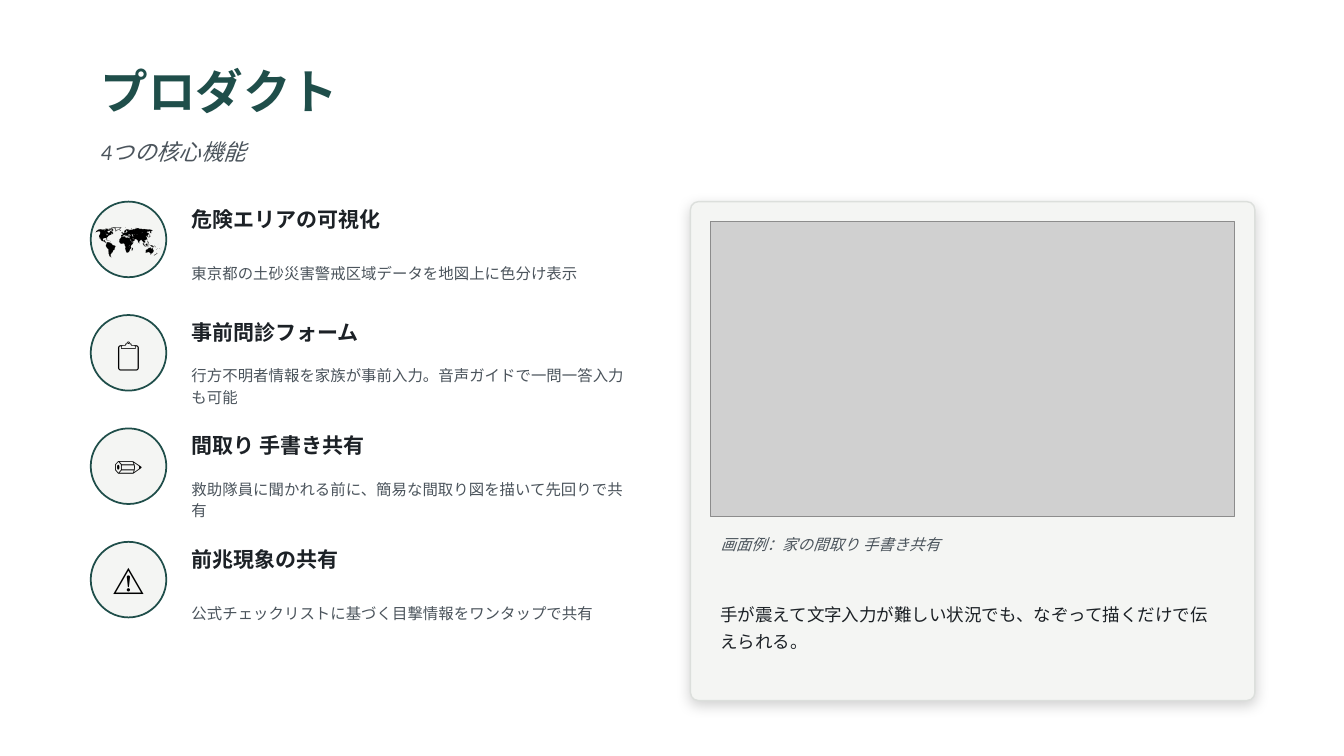
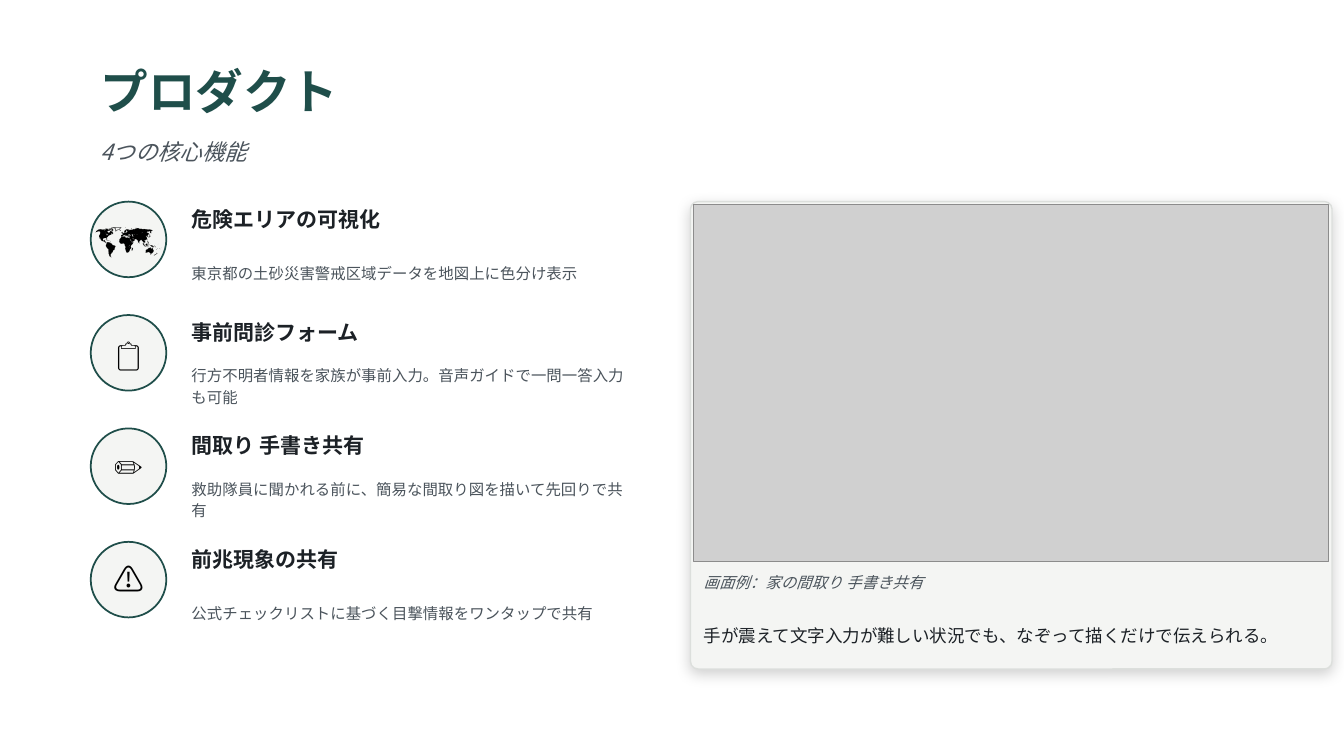
Before and after one commit to gurii-gabreh/Kizashi, a slide deck: slide 4 of kizashi-app/submission/presentation.pptx. Drawn at 1344x756 pixels with LibreOffice and Linux fonts; fonts in the diff are those of the drawing; grey boxes stand for pictures. Boxes give left, top, right and bottom in pixels: in the first picture for what was removed or moved away, otherwise in the second. Text is boxed around its words. In the diff, an @@ line names an element or a change of style, - is before the commit and + after.

```diff
--- a/kizashi-app/submission/presentation.pptx
+++ b/kizashi-app/submission/presentation.pptx
@@ rounded rectangle: place and size @@
-rounded rectangle at <box>691,202,1255,701</box>
+rounded rectangle at <box>691,202,1332,669</box>
@@ picture: place and size @@
-picture at <box>711,222,1235,516</box>
+picture at <box>694,205,1329,562</box>
@@ font Calibri to Noto Sans CJK JP in 4 elements at <box>101,141,247,162</box>, <box>704,627,1278,644</box>, <box>704,575,923,590</box>, <box>91,542,166,618</box> @@
@@ text "画面例：家の間取り 手書き共有": place and size @@
-text "画面例：家の間取り 手書き共有" at <box>721,537,940,552</box>
+text "画面例：家の間取り 手書き共有" at <box>704,575,923,590</box>
@@ text "手が震えて文字入力が難しい状況でも、なぞって描くだけで伝えられる。": place and size @@
-text "手が震えて文字入力が難しい状況でも、なぞって描くだけで伝えられる。" at <box>721,606,1208,649</box>
+text "手が震えて文字入力が難しい状況でも、なぞって描くだけで伝えられる。" at <box>704,627,1278,644</box>
```
Also in this commit, not shown: 7 other slides changed.
